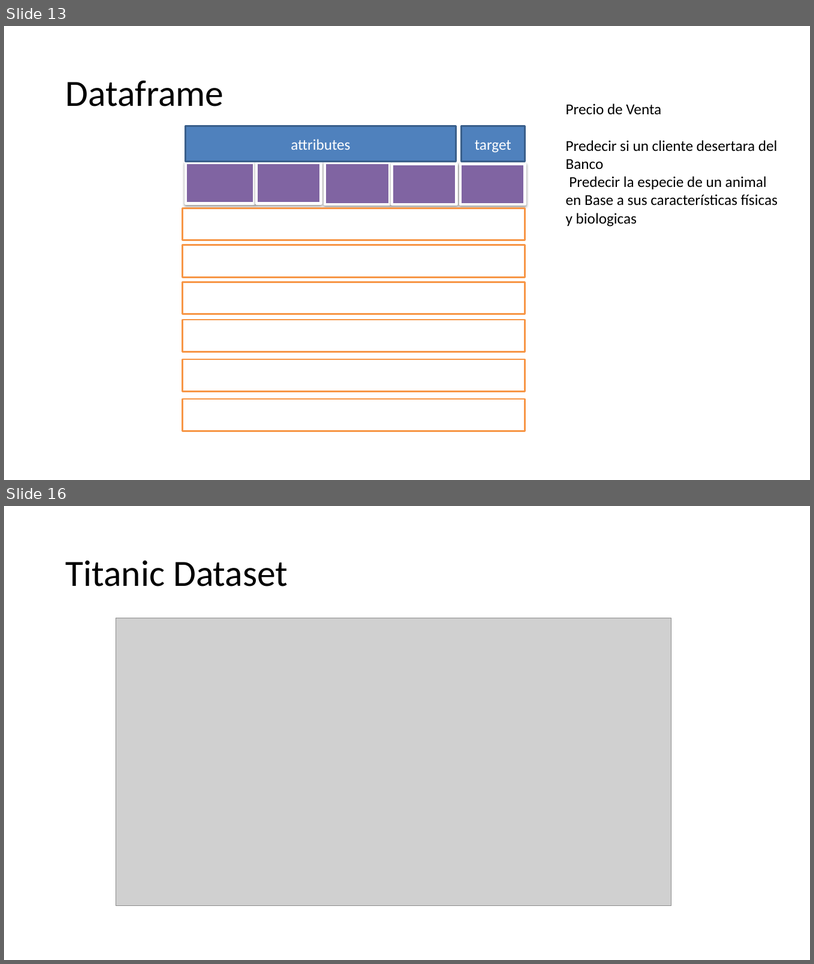
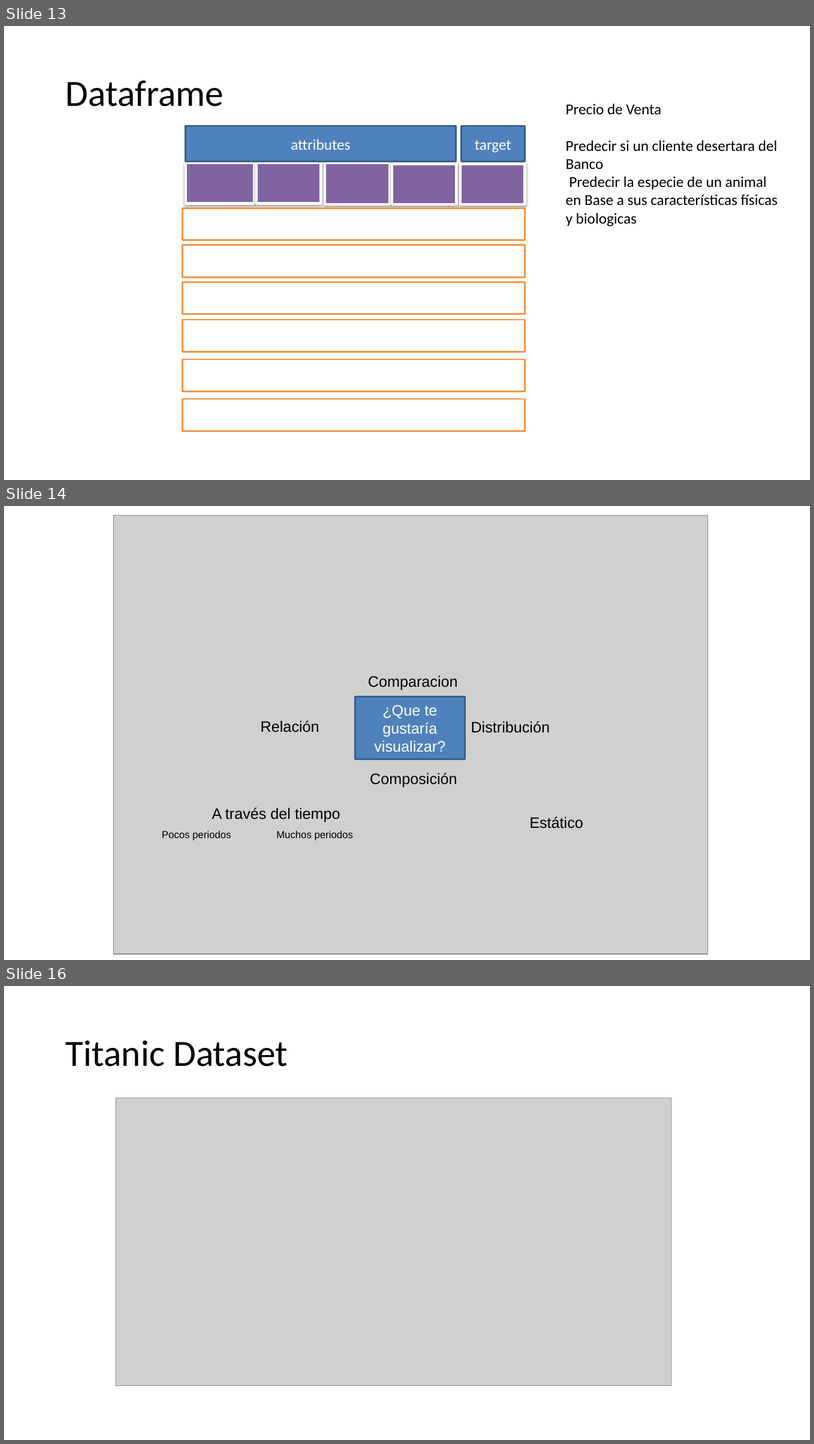
Before and after one commit to G94/CodeHunters_IntroduccionDS_01, a slide deck: Introducción al Análisis de Datos - 01.pptx. Shown one above the other, each under a label of ours: slides 13 and 16 before the commit, slides 13, 14 and 16 after it; the slides between them are not shown. The pictures are 814x964 and 814x1444 pixels, drawn with LibreOffice and Linux fonts; fonts in the diff are those of the drawing; grey boxes stand for pictures. Boxes give left, top, right and bottom in pixels: in the first picture for what was removed or moved away, otherwise in the second. Text is boxed around its words. In the diff, an @@ line names an element or a change of style, - is before the commit and + after.

```diff
--- a/Introducción al Análisis de Datos - 01.pptx
+++ b/Introducción al Análisis de Datos - 01.pptx
@@ slide 14 added at box(4, 506, 810, 960), background #FFFFFF @@
@@ picture added at box(113, 516, 708, 954) @@
@@ text added at box(368, 675, 458, 690), 18 pt, text #000000 @@
+Comparacion
@@ rectangle added at box(356, 697, 465, 759), fill #4F81BD, outline #3A5F8C 2 pt, 18 pt, text #FFFFFF @@
+¿Que te gustaría visualizar?
@@ text added at box(261, 720, 320, 732), 18 pt, text #000000 @@
+Relación
@@ text added at box(471, 721, 551, 733), 18 pt, text #000000 @@
+Distribución
@@ text added at box(370, 772, 458, 787), 18 pt, text #000000 @@
+Composición
@@ text added at box(212, 807, 341, 822), 18 pt, text #000000 @@
+A través del tiempo
@@ text added at box(530, 816, 584, 828), 18 pt, text #000000 @@
+Estático
@@ text added at box(162, 831, 231, 840), 12 pt, text #000000 @@
+Pocos periodos
@@ text added at box(276, 831, 353, 840), 12 pt, text #000000 @@
+Muchos periodos
```
Also in this commit, not shown: 3 slides changed, 1 slide removed, 1 other file.
